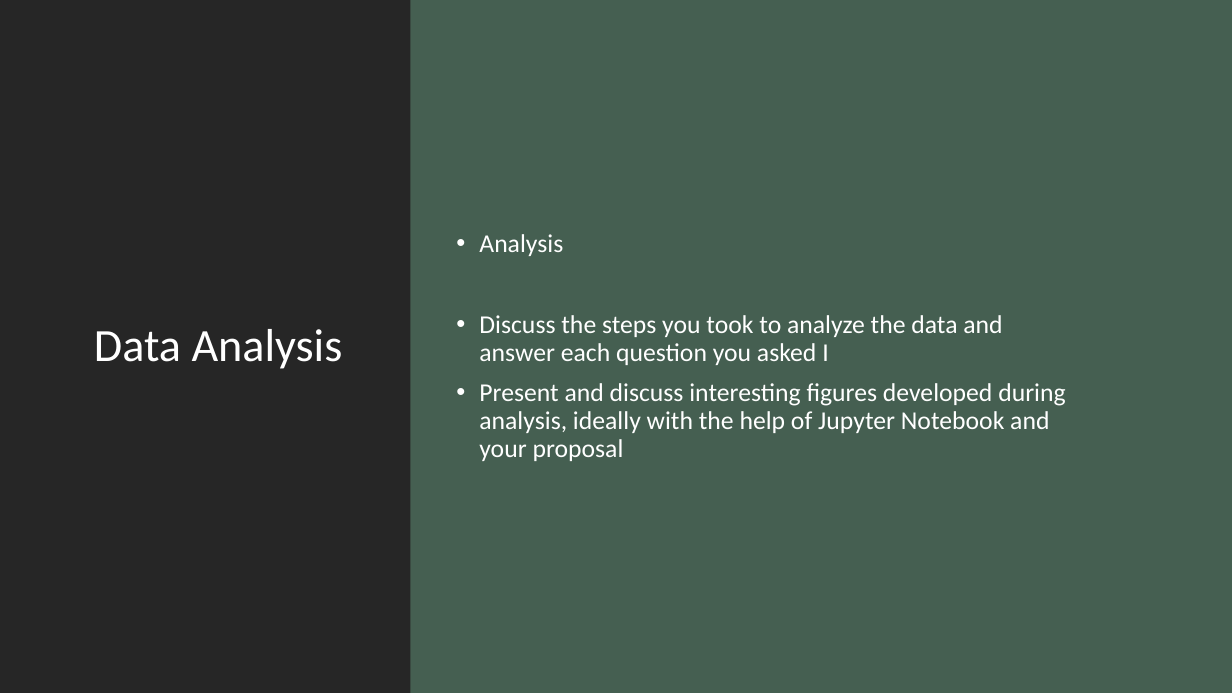
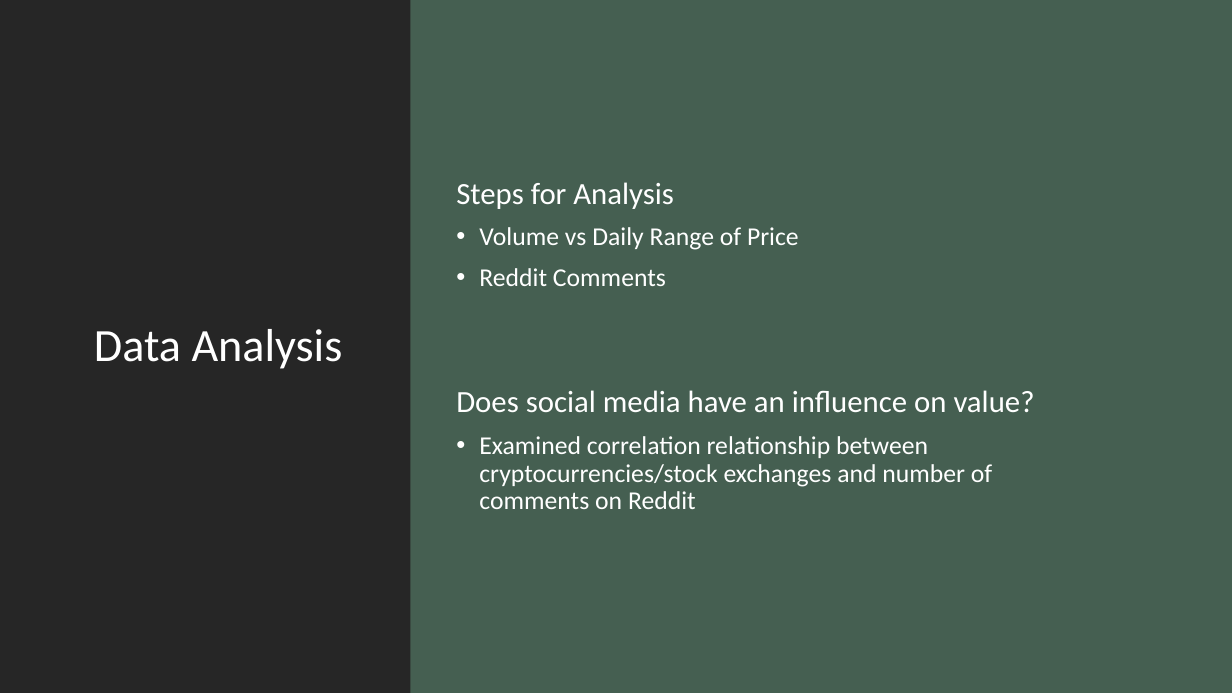
Before and after one commit to ashleighdevito/Cryptocurrency, a slide deck: slide 8 of Presentation/1_cryptocurrency_presentation.pptx (slide 7 before the commit). Drawn at 1232x693 pixels with LibreOffice and Linux fonts; fonts in the diff are those of the drawing. Boxes give left, top, right and bottom in pixels: in the first picture for what was removed or moved away, otherwise in the second. Text is boxed around its words. In the diff, an @@ line names an element or a change of style, - is before the commit and + after.

```diff
--- a/Presentation/1_cryptocurrency_presentation.pptx
+++ b/Presentation/1_cryptocurrency_presentation.pptx
@@ text at bbox=[456, 182, 1035, 509]: text changed @@
-• Analysis
-• Discuss the steps you took to analyze the data and answer each question you asked I
-• Present and discuss interesting figures developed during analysis, ideally with the help of Jupyter Notebook and your proposal
+Steps for Analysis
+• Volume vs Daily Range of Price
+• Reddit Comments
+Does social media have an influence on value?
+• Examined correlation relationship between cryptocurrencies/stock exchanges and number of comments on Reddit
```
Also in this commit, not shown: 11 other slides changed, 2 slides added, 3 slides removed, 21 other files.
